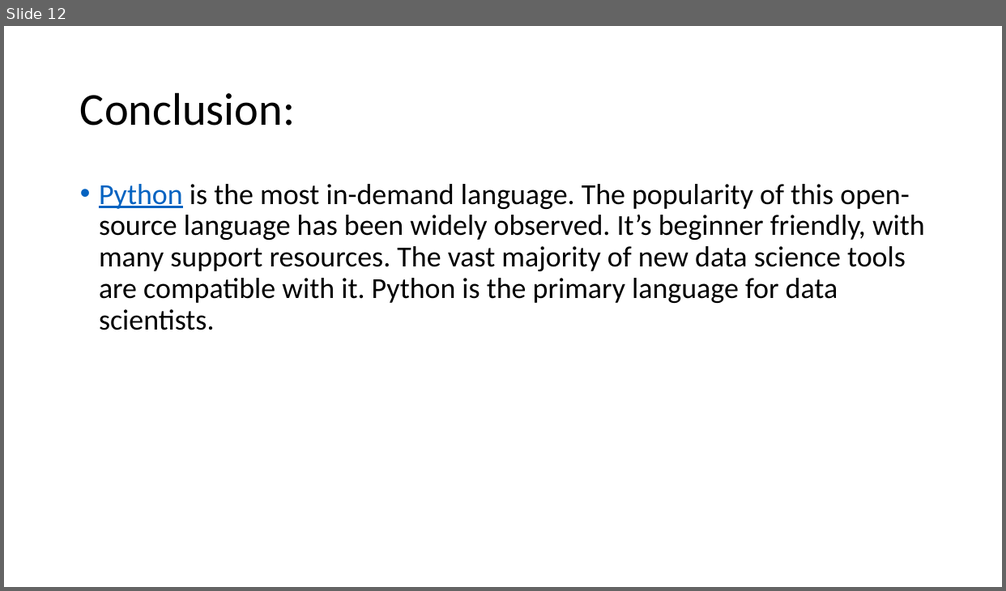
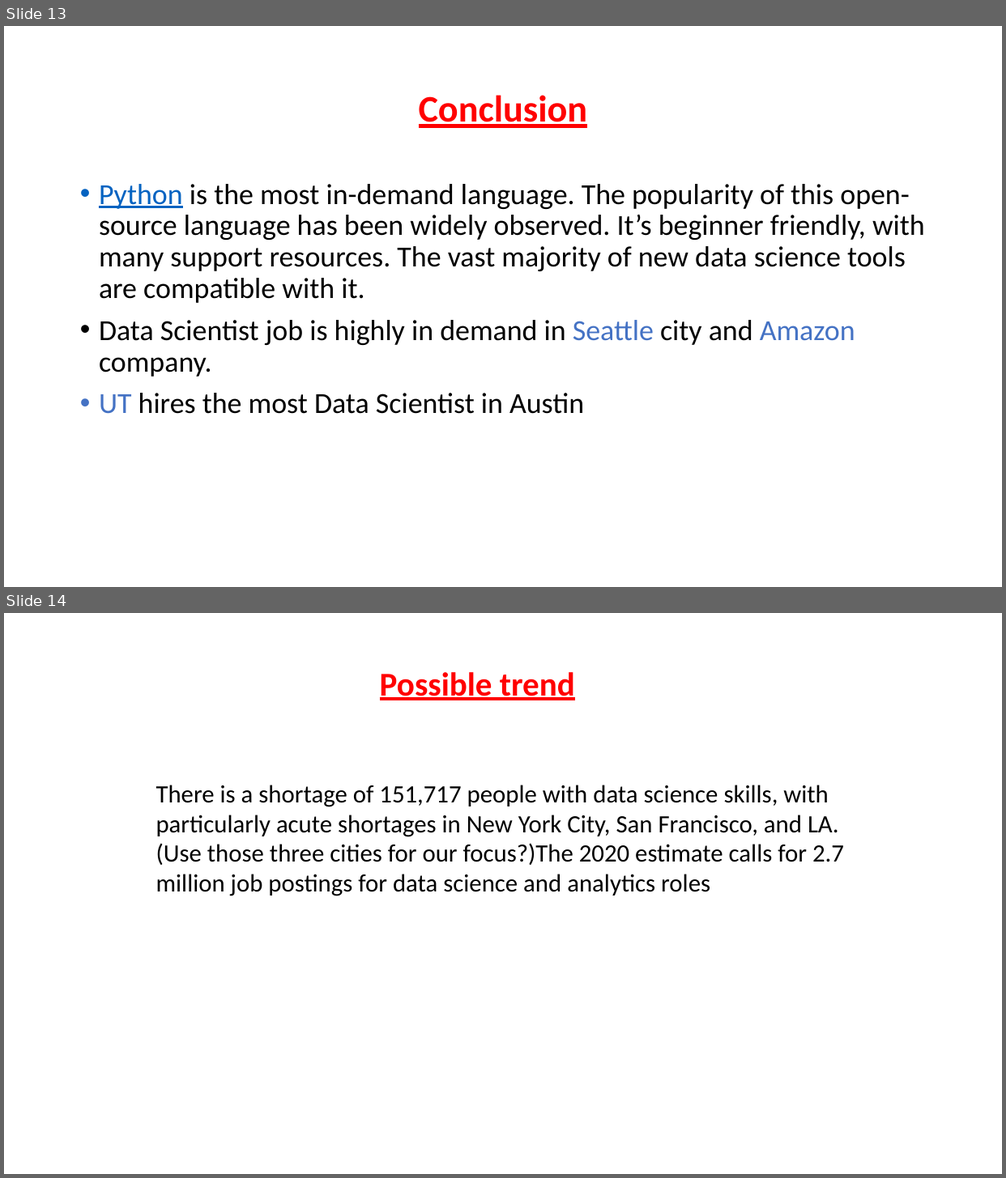
Before and after one commit to tjgrafft/DataScienceJobs_Project, a slide deck: presentation/Presentation.pptx. Shown one above the other, each under a label of ours: slide 12 before the commit, slides 13 and 14 after it. The pictures are 1006x591 and 1006x1178 pixels, drawn with LibreOffice and Linux fonts; fonts in the diff are those of the drawing. Boxes give left, top, right and bottom in pixels: in the first picture for what was removed or moved away, otherwise in the second. Text is boxed around its words. In the diff, an @@ line names an element or a change of style, - is before the commit and + after.

```diff
--- a/presentation/Presentation.pptx
+++ b/presentation/Presentation.pptx
@@ slide 14 added at (4,613,1002,1174), background #FFFFFF @@
@@ text added at (380,672,575,700), 32 pt, text #FF0000, bold, underline @@
+Possible trend
@@ text added at (156,785,844,897), 24 pt, text #000000 @@
+There is a shortage of 151,717 people with data science skills, with particularly acute shortages in New York City, San Francisco, and LA. (Use those three cities for our focus?)The 2020 estimate calls for 2.7 million job postings for data science and analytics roles
@@ what was slide 12 is now slide 13 @@
@@ slide 13 changed as well @@
@@ title at (419,95,588,128): text changed; size 44 to 36 pt; text colour #000000 to #FF0000; bold on @@
-Conclusion:
+Conclusion
@@ text at (99,184,925,414): text changed @@
-• Python is the most in-demand language. The popularity of this open-source language has been widely observed. It’s beginner friendly, with many support resources. The vast majority of new data science tools are compatible with it. Python is the primary language for data scientists.
+• Python is the most in-demand language. The popularity of this open-source language has been widely observed. It’s beginner friendly, with many support resources. The vast majority of new data science tools are compatible with it.
+• Data Scientist job is highly in demand in Seattle city and Amazon company.
+• UT hires the most Data Scientist in Austin
```
Also in this commit, not shown: 6 other slides changed, 5 other slides added, 5 slides removed, 1 other file.
